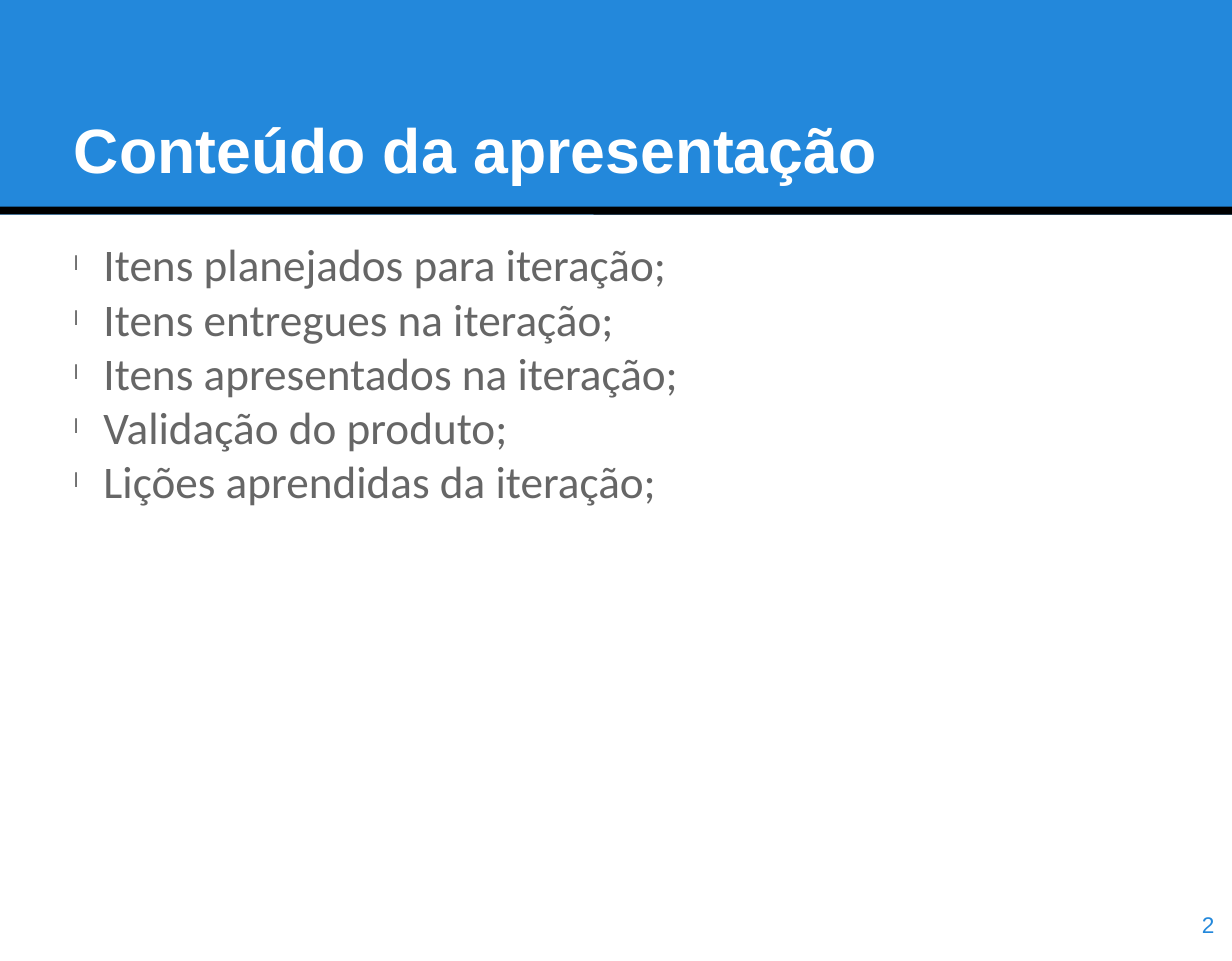
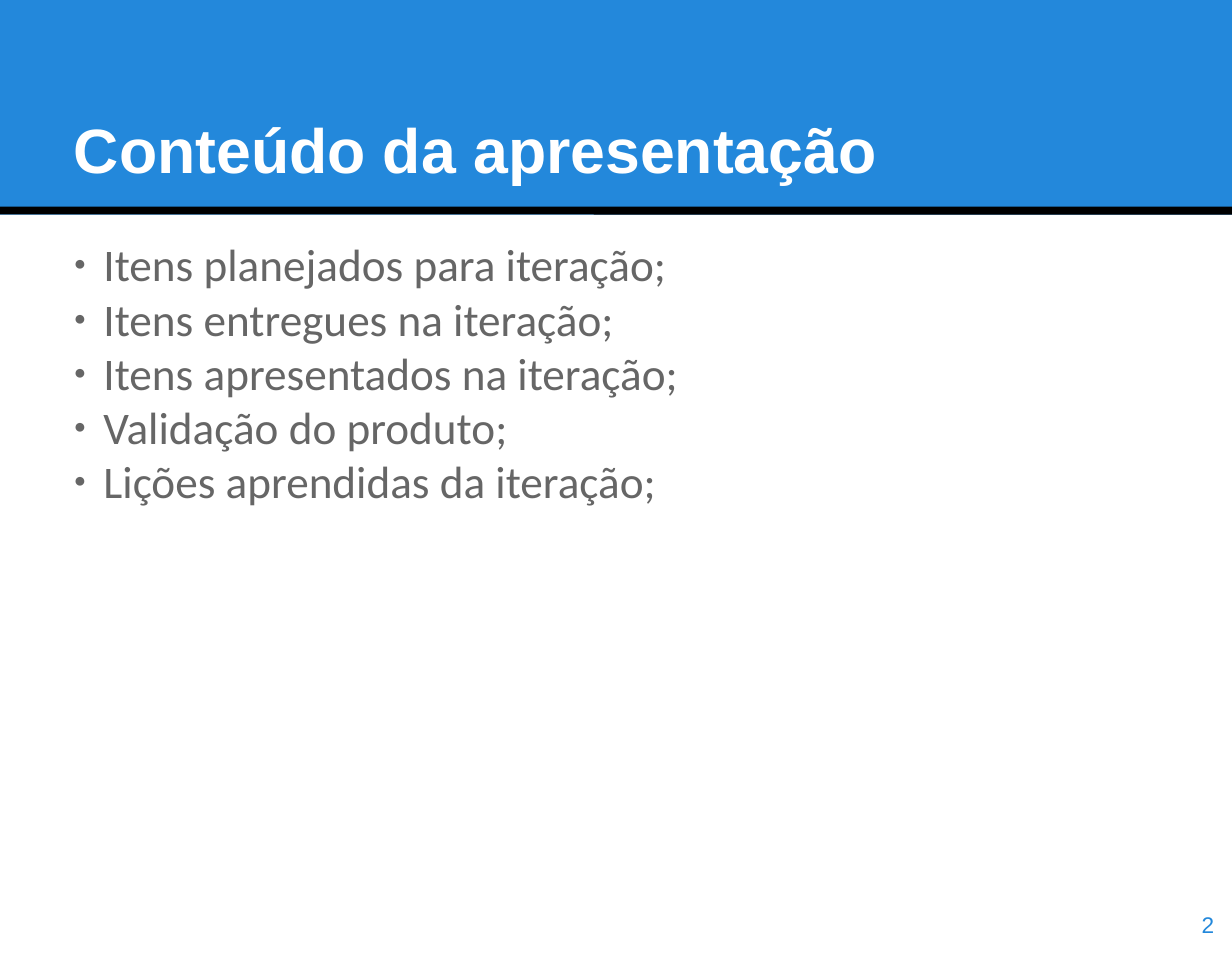
Before and after one commit to IndyPaula/InfoSaude, a slide deck: slide 2 of Projeto-InfoSaude-Vacinador_e_ACS/002-Acompanhamento/RAP-Avaliacao_de_Qualidade/RAP-5_Avaliacao_de_Qualidade/RAP-Apresentacao_Resultados_Iteracao_V.pptx. Drawn at 1232x961 pixels with LibreOffice and Linux fonts; fonts in the diff are those of the drawing. Boxes give left, top, right and bottom in pixels: in the first picture for what was removed or moved away, otherwise in the second. Text is boxed around its words. In the diff, an @@ line names an element or a change of style, - is before the commit and + after.

```diff
--- a/Projeto-InfoSaude-Vacinador_e_ACS/002-Acompanhamento/RAP-Avaliacao_de_Qualidade/RAP-5_Avaliacao_de_Qualidade/RAP-Apresentacao_Resultados_Iteracao_V.pptx
+++ b/Projeto-InfoSaude-Vacinador_e_ACS/002-Acompanhamento/RAP-Avaliacao_de_Qualidade/RAP-5_Avaliacao_de_Qualidade/RAP-Apresentacao_Resultados_Iteracao_V.pptx
@@ text "Itens planejados para iteração;" at (103, 249, 677, 506): bullet l to ● @@
```
Also in this commit, not shown: 1 other slide changed, 1 slide added, 1 other file.
